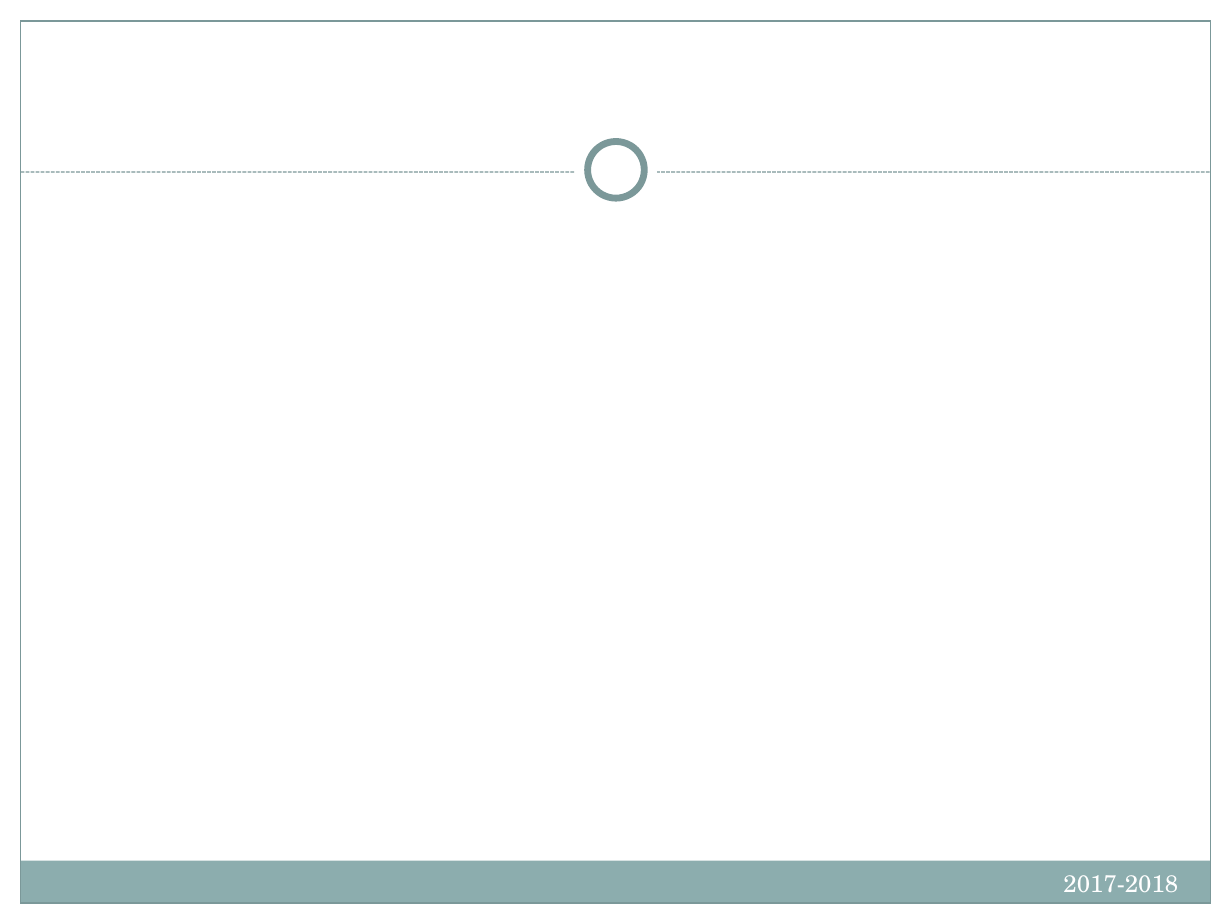
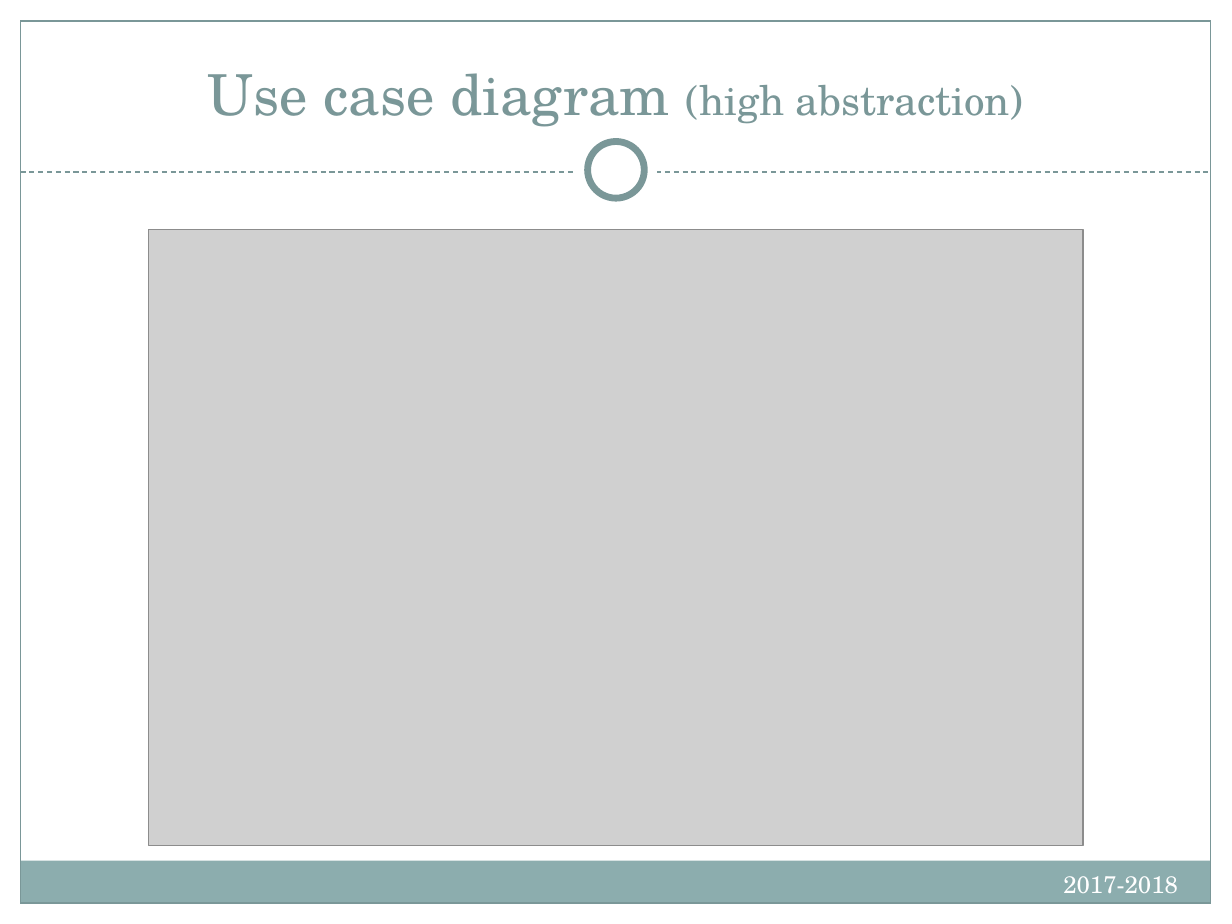
Before and after one commit to kacper97/Escaper, a slide deck: slide 10 of Presentation/IntroSWEng.FinalPresentationTemplate.pptx. Drawn at 1232x924 pixels with LibreOffice and Linux fonts; fonts in the diff are those of the drawing; grey boxes stand for pictures. Boxes give left, top, right and bottom in pixels: in the first picture for what was removed or moved away, otherwise in the second. Text is boxed around its words. In the diff, an @@ line names an element or a change of style, - is before the commit and + after.

```diff
--- a/Presentation/IntroSWEng.FinalPresentationTemplate.pptx
+++ b/Presentation/IntroSWEng.FinalPresentationTemplate.pptx
@@ rectangle at (21, 21, 1211, 903): outline #7C999A 0.75 pt to #7A9798 0.75 pt @@
@@ title added at (208, 73, 1024, 127), 24 pt, text #7A9798 @@
+Use case diagram (high abstraction)
@@ line (21, 172) - (1211, 172): stroke #7C999A 0.75 pt dashed to #7A9798 0.75 pt dashed @@
@@ picture added at (149, 229, 1083, 845) @@
```
Also in this commit, not shown: 13 other slides changed, 7 slides added, 7 slides removed.
